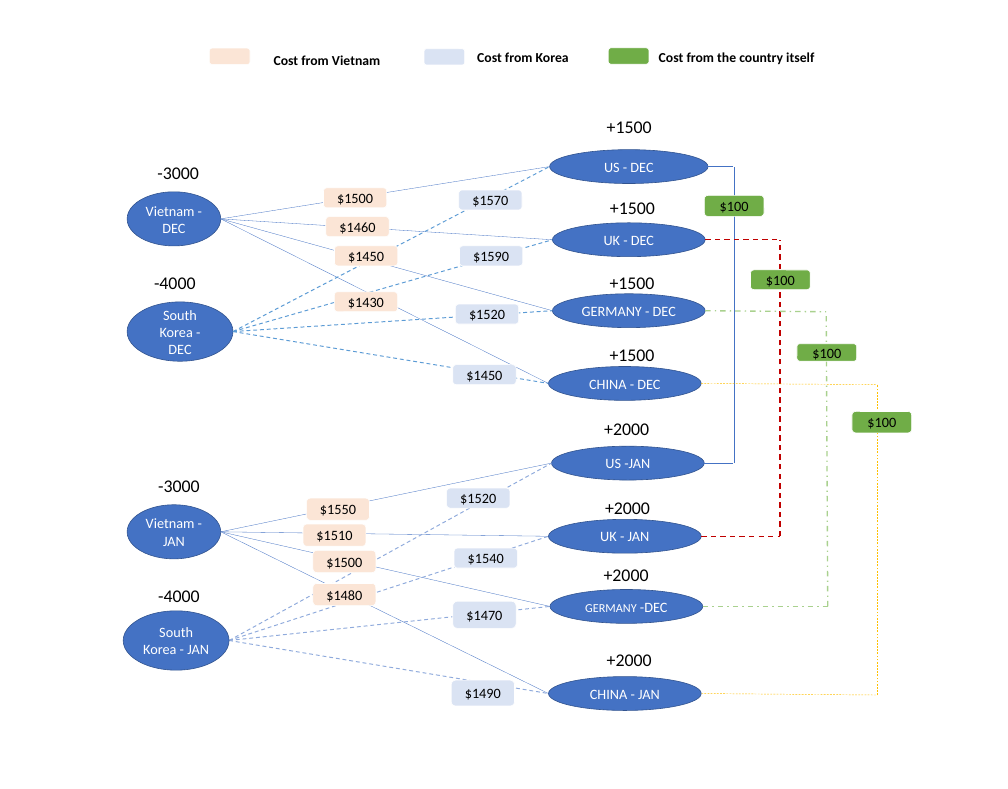
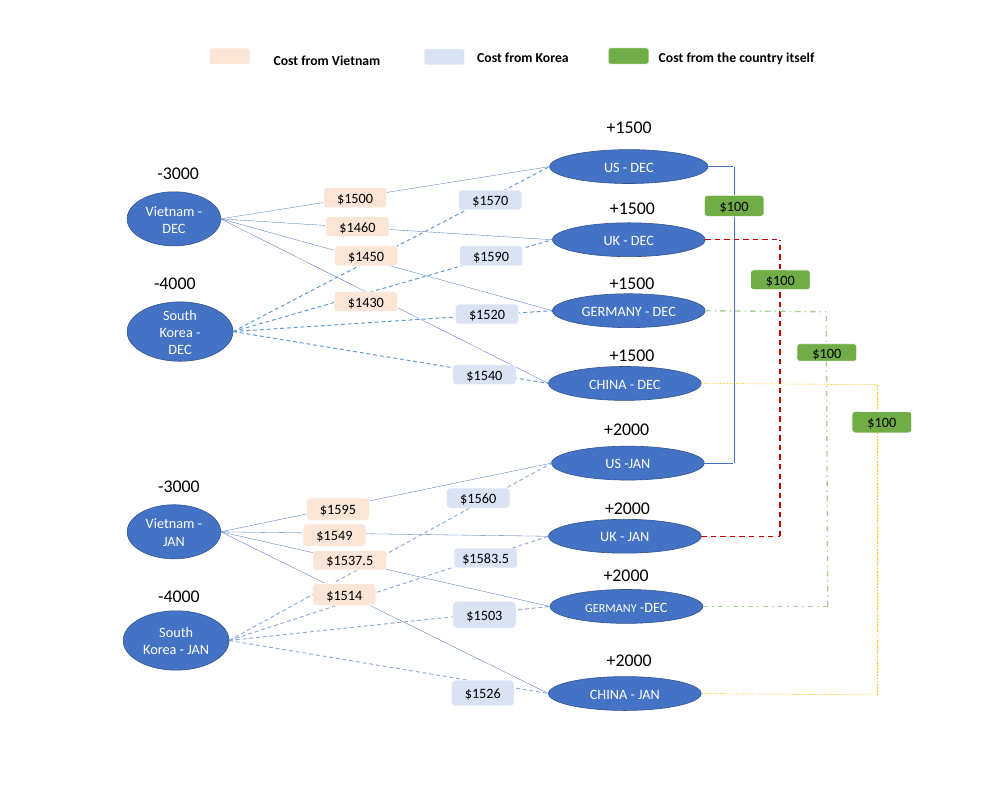
Before and after one commit to jasoncysiu/FIT3158---Assignment, a slide deck: slide 4 of FIT3158 - Case 2 - Network_diagram.pptx. Drawn at 1008x789 pixels with LibreOffice and Linux fonts; fonts in the diff are those of the drawing. Boxes give left, top, right and bottom in pixels: in the first picture for what was removed or moved away, otherwise in the second. Text is boxed around its words. In the diff, an @@ line names an element or a change of style, - is before the commit and + after.

```diff
--- a/FIT3158 - Case 2 - Network_diagram.pptx
+++ b/FIT3158 - Case 2 - Network_diagram.pptx
@@ text in rounded rectangle at <box>466,370,502,382</box>: text changed @@
-$1450
+$1540
@@ text in rounded rectangle at <box>320,504,356,516</box>: text changed @@
-$1550
+$1595
@@ text in rounded rectangle at <box>460,493,496,505</box>: text changed @@
-$1520
+$1560
@@ text in rounded rectangle at <box>316,530,352,542</box>: text changed @@
-$1510
+$1549
@@ rounded rectangle "$1537.5": place and size @@
-rounded rectangle "$1537.5" at <box>313,550,376,573</box>
+rounded rectangle "$1537.5" at <box>313,550,387,570</box>
@@ text in rounded rectangle at <box>326,555,373,567</box>: text changed @@
-$1500
+$1537.5
@@ text in rounded rectangle at <box>462,553,509,565</box>: text changed @@
-$1540
+$1583.5
@@ text in rounded rectangle at <box>326,591,362,602</box>: text changed @@
-$1480
+$1514
@@ text in rounded rectangle at <box>466,610,502,622</box>: text changed @@
-$1470
+$1503
@@ text in rounded rectangle at <box>465,688,501,700</box>: text changed @@
-$1490
+$1526
```
Also in this commit, not shown: 2 other files.
